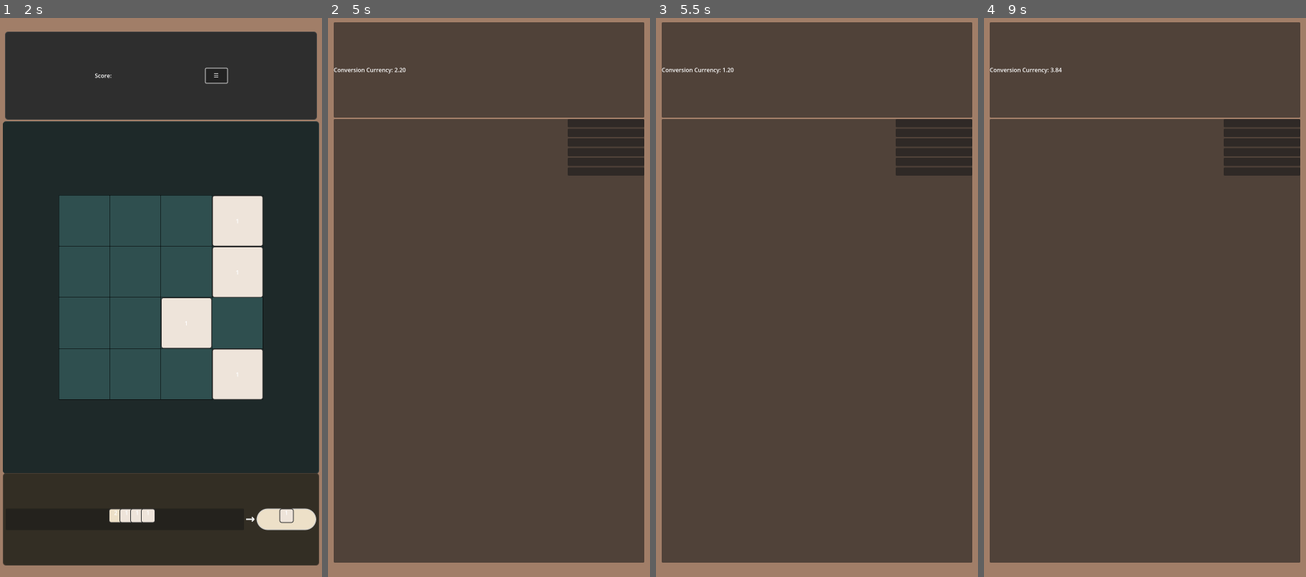
Above: before the commit, frames 1-4 (left to right).
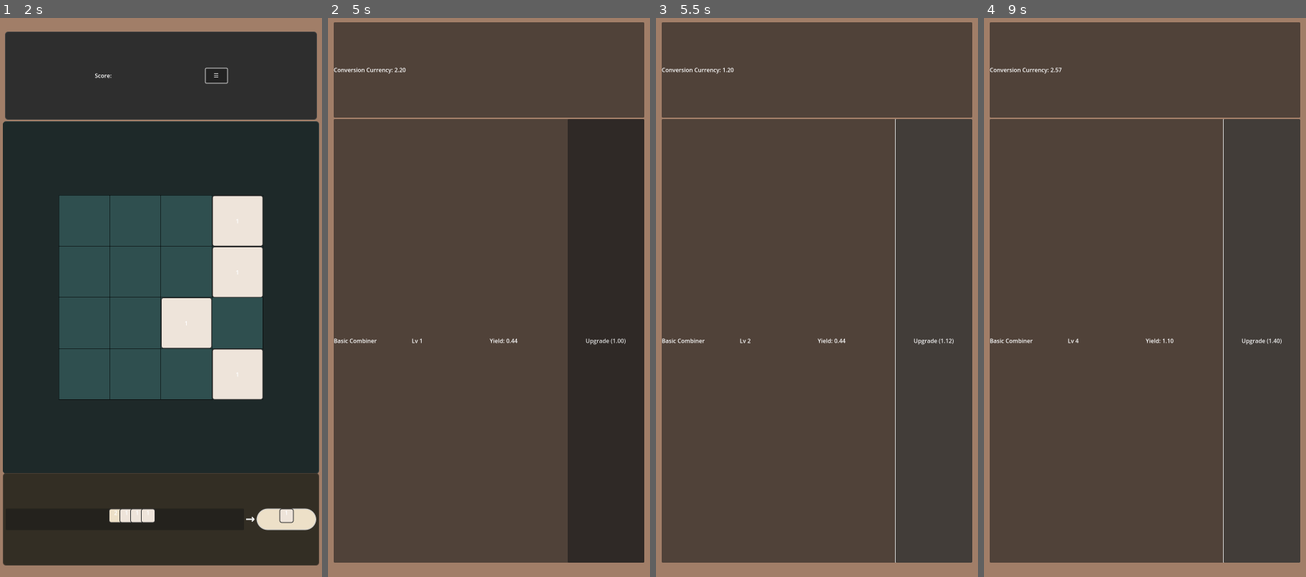
Above: after the commit, the same moments.

Repository: Griffinhale/2048_incremental_v.0.1
Game: Godot game, scene res://scenes/panels/GameBoard.tscn
The game is run twice, just before and just after one commit, with the same random seed, the same clock (stepped at 60 frames per second) and the same inputs. The project has no main scene, so this scene is started directly.
Inputs (mouse positions are in pixels of both pictures, inside the frame that each line leads up to):
- Up to frame 1 (2 s): click "☰" at 0.5 s; tap Enter at 1.25 s; move the mouse to (231, 269) at 1.27 s; hold Right (ui_right) from 1.28 s (still down); hold A (show_board) from 1.28 s (still down)
- Up to frame 2 (5 s): move the mouse to (424, 325) at 2.02 s; release Right (ui_right) at 2.03 s; release A (show_board) at 2.03 s; hold Down (ui_down) 2.03-2.78 s; tap D (show_gens) at 2.1 s; tap Space at 2.75, 4.25 s; move the mouse to (521, 168) at 2.77 s; hold Right (ui_right) 2.78-3.53 s; hold W (show_stats) 2.78-3.53 s; tap Enter at 3.5 s; move the mouse to (472, 414) at 3.52 s; hold S (show_upgrades) 3.53-4.28 s; tap A (show_board) at 3.6 s; move the mouse to (585, 381) at 4.27 s; hold Left (ui_left) from 4.28 s (still down); hold D (show_gens) from 4.28 s (still down)
- Up to frame 3 (5.5 s): release Left (ui_left) at 5 s; release D (show_gens) at 5 s; click (932, 124) at 5.02 s
- Up to frame 4 (9 s): click (1260, 342) at 5.75 s, where only the run after the commit has a clickable "Upgrade (1.12)"; tap Enter at 6.5 s; move the mouse to (1048, 213) at 6.52 s; hold Left (ui_left) 6.53-7.28 s; tap W (show_stats) at 6.6 s; tap Space at 7.25 s; move the mouse to (1161, 297) at 7.27 s; hold Down (ui_down) 7.28-8.03 s; hold A (show_board) 7.28-8.03 s; move the mouse to (1096, 152) at 8.02 s; hold Right (ui_right) 8.03-8.75 s; tap D (show_gens) at 8.1 s; click "Upgrade (1.12)" (after the commit: "Upgrade (1.25)") at 8.75 s

Frame 1 is identical in both runs. In frame 2, 17% of the frame differs, in the area x 1-99%, y 19-98%; in frame 3, 0.4%; in frame 4, 0.4%.
Error before the commit: Invalid assignment of property or key 'text' with value of type 'String' on a base object of type 'null instance'. (res://scripts/generators/GeneratorEntry.gd:…

Commit message:
generatoras unlocking by highest tile played, and generator panel correctly updating generators based off current data. Also removed duplicating generator bug

Diff:
--- a/data/generators/GeneratorData.gd
+++ b/data/generators/GeneratorData.gd
@@ -14,7 +14,8 @@
 @export var level_cost: float
 @export var cost_growth: float
 @export var active: bool = false
-
+@export var previously_unlocked: bool
+@export var newly_unlocked: bool
 # Constructor for easy creation
 func _init(
 	p_id: String = "",
--- a/scripts/generators/GeneratorEntry.gd
+++ b/scripts/generators/GeneratorEntry.gd
@@ -12,20 +12,26 @@
 var generator_data: GeneratorData
 var unlock_status: Dictionary
 
+func _ready() -> void:
+	pass
+	#setup gen entry label creation via code, to ensure they're created before any setups are done?
+
 func setup_generator(gen: GeneratorData, status: Dictionary):
 	generator_data = gen
 	unlock_status = status
 
 	# Basic info
-	name_label.text = gen.label
-	level_label.text = "Level: %d" % gen.level
-	level_up_button.text = "Cost: %.1f" % gen.level_cost
+	if name_label:
+
+		name_label.text = gen.label
+		level_label.text = "Level: %d" % gen.level
+		level_up_button.text = "Cost: %.1f" % gen.level_cost
 
 	# Target tiles info
 	var tile_values = []
 	for tile_power in gen.tile_targets:
 		tile_values.append(str(int(pow(2, tile_power))))
-	target_tiles_label.text = "Targets: %s" % ", ".join(tile_values)
+	#target_tiles_label.text = "Targets: %s" % ", ".join(tile_values)
 
 	# Yield info (only show if active and leveled)
 	if gen.level > 0 and status.unlocked:
@@ -41,7 +47,7 @@
 func update_unlock_status():
 	if unlock_status.unlocked:
 		# Generator is unlocked
-		unlock_status_label.visible = false
+#		unlock_status_label.visible = false
 		level_up_button.disabled = not unlock_status.can_afford
 		level_up_button.text = "Level Up" if unlock_status.can_afford else "Not Enough Currency"
 
@@ -50,14 +56,14 @@
 
 	else:
 		# Generator is locked
-		unlock_status_label.visible = true
+#		unlock_status_label.visible = true
 
 		# Show what tiles are needed
 		var blocking_values = []
 		for tile_power in unlock_status.blocking_tiles:
 			blocking_values.append(str(int(pow(2, tile_power))))
 
-		unlock_status_label.text = "Locked - Need: %s" % ", ".join(blocking_values)
+#		unlock_status_label.text = "Locked - Need: %s" % ", ".join(blocking_values)
 		level_up_button.disabled = true
 		level_up_button.text = "Locked"
 
--- a/scripts/generators/generator_panel.gd
+++ b/scripts/generators/generator_panel.gd
@@ -12,7 +12,7 @@
 
 	StatsTracker.new_highest_tile.connect(_on_highest_tile_changed)  # You'll need to add this signal
 
-
+	update_generator_display()
 
 func initialize_panel():
 	print("Initializing Generator Panel")
@@ -40,7 +40,7 @@
 		if not StatsTracker.is_connected("new_highest_tile", _on_highest_tile_changed):
 			StatsTracker.new_highest_tile.connect(_on_highest_tile_changed)
 	populate_generators()
-	update_generator_display()
+
 	update_currency_display()
 	is_initialized = true
 
@@ -48,16 +48,45 @@
 func _on_generator_unlocked(gen_id: String):
 	print("Generator unlocked: ", gen_id)
 	# Refresh the entire panel when a new generator is unlocked
-	populate_generators()
+	#populate_generators()
 
 func _on_currency_changed(currency_type: String, new_value: float):
 	update_currency_display()
-	update_level_up_buttons()
+	#update_level_up_buttons()
 
 func update_currency_display():
 	if currency_label and CurrencyManager:
 		var currency = CurrencyManager.get_currency("conversion")
 		currency_label.text = "Conversion Currency: %.2f" % currency
+func update_generator_entry_data(entry: Control, gen: GeneratorData):
+	if not is_instance_valid(entry):
+		return
+
+	entry.get_node("Label_ID").text = gen["label"]
+	entry.get_node("Label_Level").text = "Lv " + str(gen["level"])
+
+	# Get the last yield from GeneratorManager debug data
+	var last_yield = 0.0
+	if GeneratorManager.debug_data.last_yields.has(gen["id"]):
+		last_yield = GeneratorManager.debug_data.last_yields[gen["id"]]
+
+	entry.get_node("Label_LastYield").text = "Yield: %.2f" % last_yield
+
+	var button = entry.get_node("Button_LevelUp")
+	button.text = "Upgrade (%.2f)" % gen.get("level_cost")
+
+	# Update affordability
+	if CurrencyManager:
+		var currency = CurrencyManager.get_currency("conversion")
+		var cost = gen.get("level_cost")
+		var can_afford = currency >= cost
+		button.disabled = not can_afford
+
+		# Visual feedback
+		if can_afford:
+			entry.modulate = Color(1, 1, 1, 1)
+		else:
+			entry.modulate = Color(0.7, 0.7, 0.7, 1)
 
 func populate_generators():
 	if not GeneratorManager:
@@ -66,7 +95,7 @@
 
 	print("Populating generators")
 
-	# Clear existing entries
+	# Clear existing entries completely to avoid duplicates
 	for child in generator_list.get_children():
 		child.queue_free()
 
@@ -81,20 +110,18 @@
 
 		var entry = GENERATOR_ENTRY_SCENE.instantiate()
 		entry.name = gen["id"]
-		entry.get_node("Label_ID").text = gen["label"]
-		entry.get_node("Label_Level").text = "Lv " + str(gen["level"])
-		entry.get_node("Label_LastYield").text = "Yield: 0.0"
-
+
+		# Set up the entry data
+		update_generator_entry_data(entry, gen)
+
+		# Connect the level up button
 		var button = entry.get_node("Button_LevelUp")
-		button.text = "Upgrade (%.2f)" % gen.get("level_cost")
-		button.pressed.connect(_on_level_up_pressed.bind(gen["id"], entry))
+		button.pressed.connect(_on_level_up_pressed.bind(gen["id"]))
 
 		entry.size_flags_vertical = Control.SIZE_EXPAND_FILL
 		generator_list.add_child(entry)
 		print("Added generator entry: ", gen["label"])
 
-	update_level_up_buttons()
-
 func update_level_up_buttons():
 	if not CurrencyManager or not GeneratorManager or not generator_list:
 		return
@@ -107,7 +134,7 @@
 
 		var gen_id = entry.name
 		var gen = GeneratorManager.generator_collection.get_generator_by_id(gen_id)
-		if gen.is_empty():
+		if !gen:
 			continue
 
 		var button = entry.get_node("Button_LevelUp")
@@ -128,9 +155,11 @@
 		return
 
 	if visible and GeneratorManager:
+		print(GeneratorManager.generator_collection)
 		GeneratorManager.refresh_generator_activation()
 		populate_generators()  # Refresh in case new generators were unlocked
 		update_currency_display()
+		print(GeneratorManager.generator_collection)
 
 # Public function to refresh the panel (can be called from UI manager)
 func refresh_panel():
@@ -140,38 +169,76 @@
 # Update your generator_panel.gd to handle locked states
 
 func update_generator_display():
-	# Clear existing entries
+	# Just refresh the existing entries without rebuilding
 	for child in generator_list.get_children():
-		child.queue_free()
-
-	# Create entries for ALL generators, not just unlocked ones
-	for gen in GeneratorManager.generator_collection.generators:
-		create_generator_entry(gen)
-
-func create_generator_entry(gen: GeneratorData):
+		if is_instance_valid(child):
+			var gen_id = child.name
+			var gen = GeneratorManager.generator_collection.get_generator_by_id(gen_id)
+			if gen:
+				update_generator_entry_data(child, gen)
+
+func update_generator_entry(entry: Control, gen: GeneratorData):
+	if not is_instance_valid(entry):
+		return
+
+	entry.get_node("Label_ID").text = gen["label"]
+	entry.get_node("Label_Level").text = "Lv " + str(gen["level"])
+
+	# Get the last yield from GeneratorManager debug data
+	var last_yield = 0.0
+	if GeneratorManager.debug_data.last_yields.has(gen["id"]):
+		last_yield = GeneratorManager.debug_data.last_yields[gen["id"]]
+
+	entry.get_node("Label_LastYield").text = "Yield: %.2f" % last_yield
+
+	var button = entry.get_node("Button_LevelUp")
+	button.text = "Upgrade (%.2f)" % gen.get("level_cost")
+
+	# Update affordability
+	if CurrencyManager:
+		var currency = CurrencyManager.get_currency("conversion")
+		var cost = gen.get("level_cost")
+		var can_afford = currency >= cost
+		button.disabled = not can_afford
+
+		# Visual feedback
+		if can_afford:
+			entry.modulate = Color(1, 1, 1, 1)
+		else:
+			entry.modulate = Color(0.7, 0.7, 0.7, 1)
+
+func create_new_generator_entry(gen: GeneratorData):
 	var entry = GENERATOR_ENTRY_SCENE.instantiate()
-	var status = GeneratorManager.get_generator_unlock_status(gen)
+	entry.name = gen["id"]
+
+	# Set up initial values
+	update_generator_entry(entry, gen)
+
+	# Connect button
+	var button = entry.get_node("Button_LevelUp")
+	button.pressed.connect(_on_level_up_pressed.bind(gen["id"], entry))
+
+	entry.size_flags_vertical = Control.SIZE_EXPAND_FILL
 	generator_list.add_child(entry)
-	# Set up the entry with status information
-	entry.setup_generator(gen, status)
-
-	# Connect the level up button
-	entry.level_up_button.pressed.connect(_on_level_up_pressed.bind(gen.id))
-
-
+	print("Created new generator entry: ", gen["label"])
 
 func _on_level_up_pressed(generator_id: String):
 	var success = GeneratorManager.level_up_generator(generator_id)
 	if success:
-		# Refresh the display to show new costs/levels
-		update_generator_display()
+		print("level up")
+		# Just update currency display and the specific entry
+		update_currency_display()
 
 # Call this when the highest tile changes
 func _on_highest_tile_changed():
 	update_generator_display()
 
 
-
 func _on_generator_updated(id: String, yield_val: float):
-	# Update just the specific generator entry if needed
-	update_generator_display()
+	# Update just the specific generator entry
+	for child in generator_list.get_children():
+		if is_instance_valid(child) and child.name == id:
+			var gen = GeneratorManager.generator_collection.get_generator_by_id(id)
+			if gen:
+				update_generator_entry_data(child, gen)
+			break
--- a/scripts/managers/game_ui_manager.gd
+++ b/scripts/managers/game_ui_manager.gd
@@ -130,7 +130,7 @@
 	shrink_stats_panel()
 	shrink_upgrades_panel()
 	slide_idle_panel()
-	idle_panel.update_level_up_buttons()
+	#idle_panel.update_level_up_buttons()
 
 func show_game_screen():
 	shrink_stats_panel()
--- a/scripts/managers/generator_manager.gd
+++ b/scripts/managers/generator_manager.gd
@@ -28,7 +28,7 @@
 	var newly_unlocked = []
 
 	for gen in generator_collection.generators:
-		var was_unlocked = gen.get("previously_unlocked", false)
+		var was_unlocked = gen.get("previously_unlocked")
 		var is_now_unlocked = is_generator_unlocked(gen)
 
 		if not was_unlocked and is_now_unlocked:
